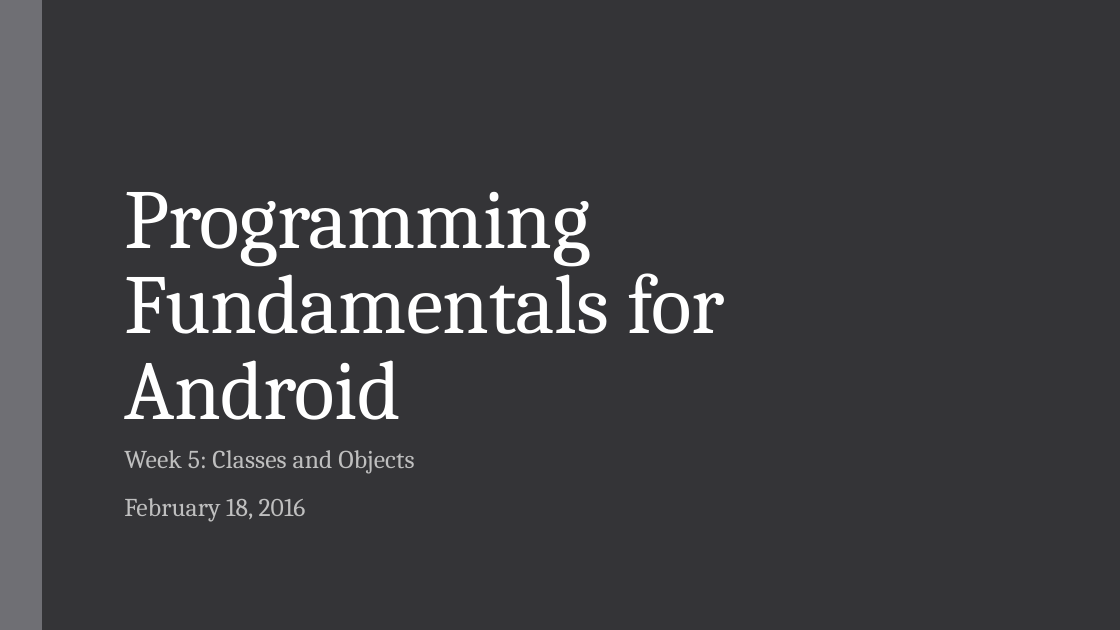
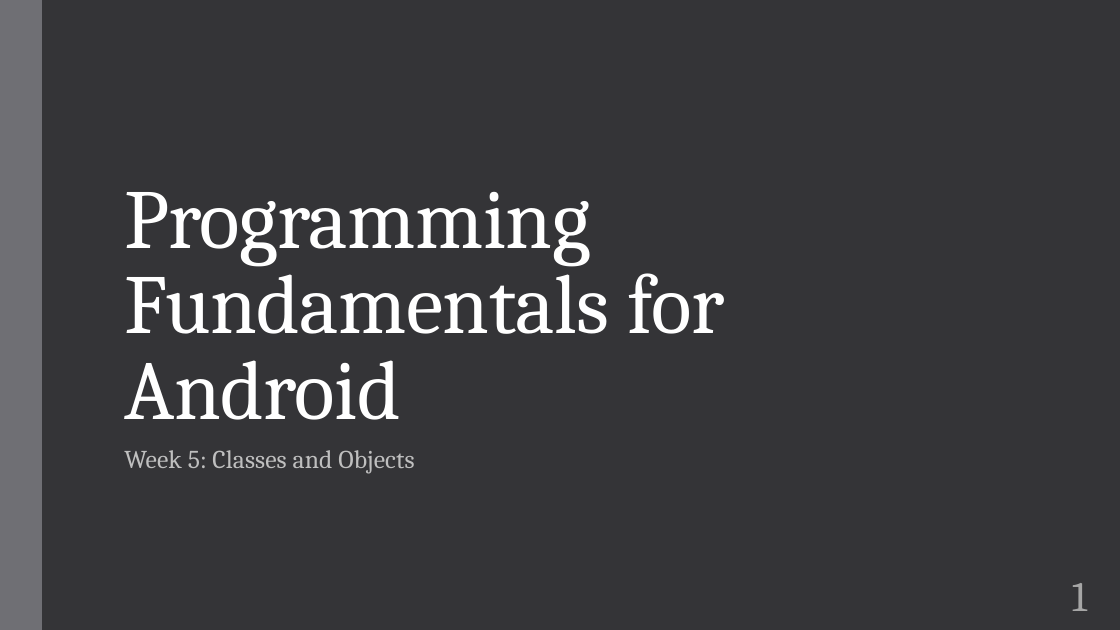
Before and after one commit to zarthur/CSCC-Fundamentals-Android-Notes, a slide deck: slide 1 of week_05/week_05.pptx. Drawn at 1120x630 pixels with LibreOffice and Linux fonts; fonts in the diff are those of the drawing. Boxes give left, top, right and bottom in pixels: in the first picture for what was removed or moved away, otherwise in the second. Text is boxed around its words. In the diff, an @@ line names an element or a change of style, - is before the commit and + after.

```diff
--- a/week_05/week_05.pptx
+++ b/week_05/week_05.pptx
@@ subtitle at box(124, 498, 306, 522): paragraph removed @@
-February 18, 2016
@@ page number added at box(1072, 583, 1087, 611), 36 pt, text #A6A6A6 @@
+1
```
Also in this commit, not shown: 14 other slides changed, 1 slide removed, 1 other file.
